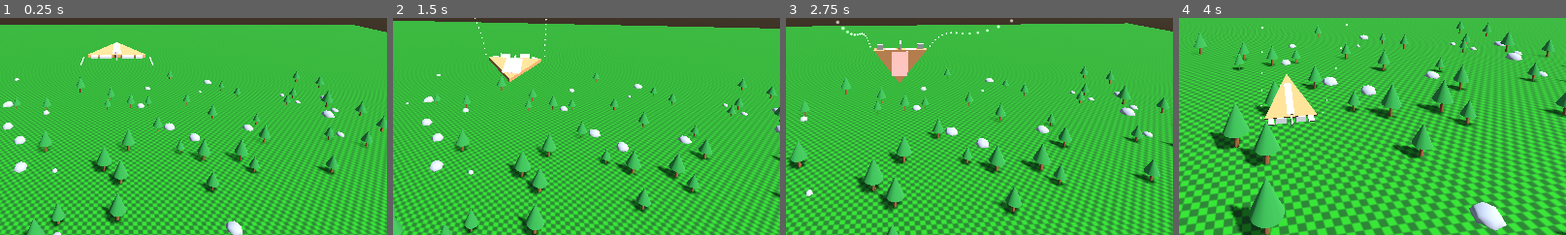
Above: before the commit, frames 1-4 (left to right).
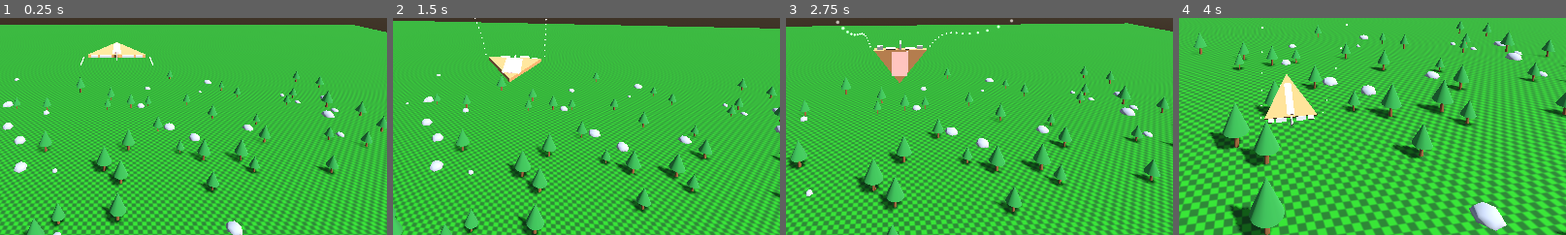
Above: after the commit, the same moments.

Repository: westonkelliher/glider
Game: Godot game, scene res://scenes/main.tscn
The game is run twice, just before and just after one commit, with the same random seed, the same clock (stepped at 60 frames per second) and the same inputs.
Inputs (mouse positions are % of the whole screen's width and height, from its top left):
- Up to frame 1 (0.25 s): no input
- Up to frame 2 (1.5 s): move the mouse to (55, 50) at 0.52 s; hold Shift (air_roll) 0.53-1.28 s; hold W (move_forward) from 0.53 s (still down); move the mouse to (45, 50) at 1.27 s; tap Shift (air_roll) at 1.35 s
- Up to frame 3 (2.75 s): keep holding W (move_forward); move the mouse to (52, 48) at 2.02 s; hold Shift (air_roll) from 2.03 s (still down)
- Up to frame 4 (4 s): keep holding W (move_forward); move the mouse to (49, 52) at 2.77 s; release Shift (air_roll) at 2.78 s; tap Shift (air_roll) at 2.85 s; move the mouse to (57, 51) at 3.52 s; hold Shift (air_roll) from 3.53 s (still down)
The pictures show only the part of the screen within x 35-85%, y 49-99%; the shares and areas given below are measured in that part.

The runs differ from the first frame. In frame 1, 0.1% of the frame differs, in the area x 23-37%, y 16-19%; in frame 2, less than 0.1%; in frame 3, less than 0.1%; in frame 4, 0.2%, in the area x 23-36%, y 45-50%.

Commit message:
Roll & yaw ailerons: smoothed surfaces drive craft rotation + visual deflection
Co-Authored-By: Claude Opus 4.8 <noreply@anthropic.com>

Diff:
--- a/scenes/glider_body.tscn
+++ b/scenes/glider_body.tscn
@@ -85,23 +85,23 @@
 [node name="Pitch" type="Node3D" parent="Ailerons" unique_id=373461907]
 
 [node name="LMesh" type="MeshInstance3D" parent="Ailerons/Pitch" unique_id=72142204]
-transform = Transform3D(5, 0, 0, 0, 3, 1.4210855e-14, 0, -4.2632564e-14, 1, -5, -1.5, 0)
+transform = Transform3D(5, 0, 0, 0, 2, 1.4210855e-14, 0, -2.842171e-14, 1, -5, -1, 0)
 mesh = SubResource("BoxMesh_qut1m")
 
 [node name="RMesh" type="MeshInstance3D" parent="Ailerons/Pitch" unique_id=317078512]
-transform = Transform3D(5, 0, 0, 0, 3, 1.4210855e-14, 0, -4.2632564e-14, 1, 5, -1.5, 0)
+transform = Transform3D(5, 0, 0, 0, 2, 1.4210855e-14, 0, -2.842171e-14, 1, 5, -1, 0)
 mesh = SubResource("BoxMesh_qut1m")
 
 [node name="LRoll" type="Node3D" parent="Ailerons" unique_id=1243852727]
 
 [node name="Mesh" type="MeshInstance3D" parent="Ailerons/LRoll" unique_id=1510528762]
-transform = Transform3D(3, 0, 0, 0, 3, 1.4210855e-14, 0, -4.2632564e-14, 1, -10, -1.5, 0)
+transform = Transform3D(3, 0, 0, 0, 2, 1.4210855e-14, 0, -2.842171e-14, 1, -10, -1, 0)
 mesh = SubResource("BoxMesh_qut1m")
 
 [node name="RRoll" type="Node3D" parent="Ailerons" unique_id=1618242889]
 
 [node name="Mesh" type="MeshInstance3D" parent="Ailerons/RRoll" unique_id=1607751044]
-transform = Transform3D(3, 0, 0, 0, 3, 1.4210855e-14, 0, -4.2632564e-14, 1, 10, -1.5, 0)
+transform = Transform3D(3, 0, 0, 0, 2, 1.4210855e-14, 0, -2.842171e-14, 1, 10, -1, 0)
 mesh = SubResource("BoxMesh_qut1m")
 
 [node name="Yaw" type="Node3D" parent="Ailerons" unique_id=988534486]
--- a/scripts/glider_body.gd
+++ b/scripts/glider_body.gd
@@ -7,12 +7,24 @@
 
 
 ## Ailerons
-const AIL_PITCH_SPEED := 7.0 # radians/s
-const PITCH_MULT := 3.5
-# TODO: yaw and roll
+# Pitch
+const AIL_PITCH_SPEED := 7.0 # 1/s: how fast a surface eases toward its target
+const PITCH_MULT := 3.5 # craft turn authority per unit of deflection
+# Roll
+const AIL_ROLL_SPEED := 5.0
+const ROLL_MULT := 5.0
+# Yaw
+const AIL_YAW_SPEED := 7.0
+const YAW_MULT := 2.0
+#
+const SURFACE_DEFLECT := 0.7 # visual surface tilt (rad) at full deflection
+#
 var ail_pitch := 0.0
 var ail_pitch_target := 0.0
-# TODO: yaw and roll
+var ail_roll := 0.0
+var ail_roll_target := 0.0
+var ail_yaw := 0.0
+var ail_yaw_target := 0.0
 
 
 ## Pot Height
@@ -32,24 +44,18 @@
 
 	var speed := 0.0
 	if d_h < PH_MARGIN:
-		speed = 0.2
+		speed = 0.1
 	else:
 		speed = sqrt(d_h*G*2) # solved for speed in terms of d_h
 
 	# adjust ailerons
 	adjust_ailerons(delta)
 
-	# L/R yaws by default, but rolls while air_roll is held (RL-style).
-	# Pitch is always about the craft's own right axis. All local-axis based,
-	# so control is relative to the glider's orientation, not the world axes.
-	var lr := Input.get_axis("move_right", "move_left")
-	if Input.is_action_pressed("air_roll"):
-		rotate_object_local(Vector3.BACK, lr * TURN_SPEED * delta)
-	else:
-		rotate_object_local(Vector3.UP, lr * TURN_SPEED * delta)
-
-	#var pitch := Input.get_axis("move_forward", "move_back")
-	rotate_object_local(Vector3.RIGHT, ail_pitch * PITCH_MULT * delta)
+	# The smoothed control surfaces drive the craft's rotation about its own
+	# local axes, so control stays relative to the glider's orientation.
+	rotate_object_local(Vector3.RIGHT, ail_pitch * PITCH_MULT * delta) # pitch
+	rotate_object_local(Vector3.BACK, ail_roll * ROLL_MULT * delta)    # roll
+	rotate_object_local(Vector3.UP, ail_yaw * YAW_MULT * delta)        # yaw
 
 	var facing_dir := (transform.basis * Vector3.FORWARD).normalized()
 	var v_dir := velocity.normalized()
@@ -63,13 +69,22 @@
 
 
 func adjust_ailerons(delta: float) -> void:
+	# Pitch from F/B. L/R rolls while air_roll is held, otherwise yaws (RL-style).
 	ail_pitch_target = Input.get_axis("move_forward", "move_back")
+	var lr := Input.get_axis("move_right", "move_left")
+	if Input.is_action_pressed("air_roll"):
+		ail_roll_target = lr
+		ail_yaw_target = 0.0
+	else:
+		ail_yaw_target = lr
+		ail_roll_target = 0.0
+
 	ail_pitch = move_toward(ail_pitch, ail_pitch_target, AIL_PITCH_SPEED * delta)
-	$Ailerons/Pitch.rotation.x = ail_pitch*-0.9
-	# TODO: r and y
+	ail_roll = move_toward(ail_roll, ail_roll_target, AIL_ROLL_SPEED * delta)
+	ail_yaw = move_toward(ail_yaw, ail_yaw_target, AIL_YAW_SPEED * delta)
 
-
-#func set_aileron_pitch_target(pitch: float) -> void:
-	#ail_pitch_target = pitch
-
-# TODO: y and r
+	# Deflect each visual surface about its correct local hinge axis.
+	$Ailerons/Pitch.rotation.x = ail_pitch * -SURFACE_DEFLECT  # elevator (both together)
+	$Ailerons/LRoll.rotation.x = ail_roll * SURFACE_DEFLECT    # ailerons deflect
+	$Ailerons/RRoll.rotation.x = ail_roll * -SURFACE_DEFLECT   # oppositely
+	$Ailerons/Yaw.rotation.z = ail_yaw * SURFACE_DEFLECT       # rudder
